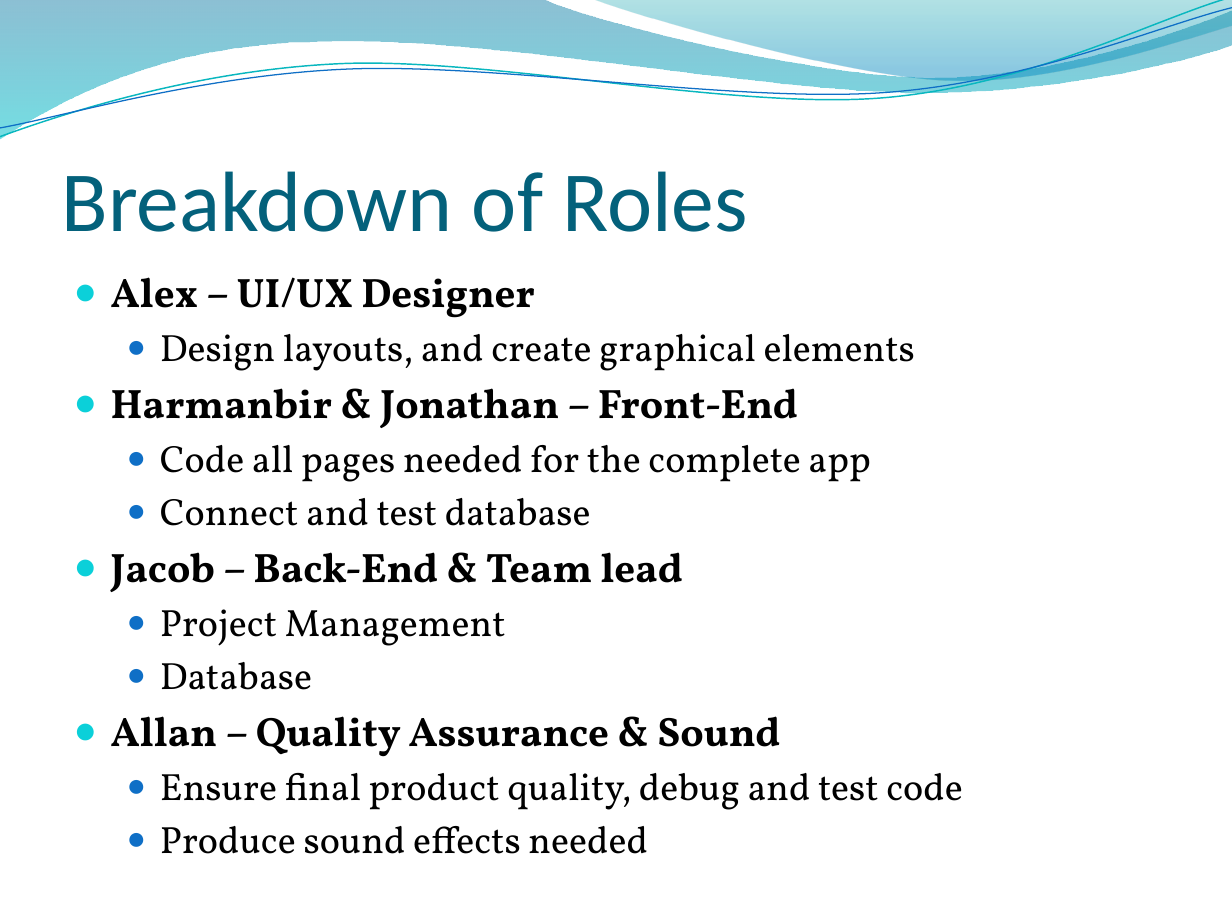
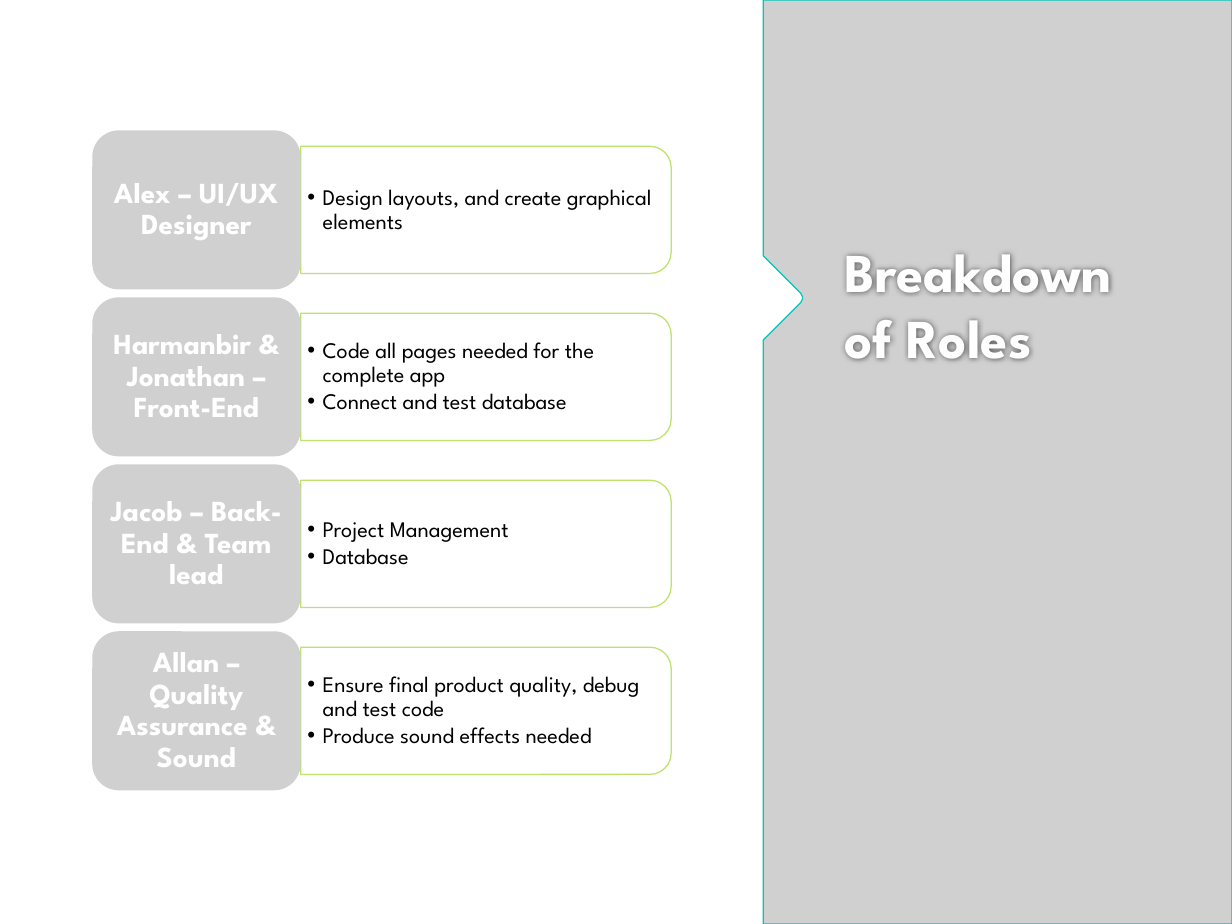
Before and after one commit to HarmanbirD/WaterQwiz, a slide deck: slide 8 of Wasted Water Quiz.pptx. Drawn at 1232x924 pixels with LibreOffice and Linux fonts; fonts in the diff are those of the drawing; grey boxes stand for pictures; background and template pictures are left out. Boxes give left, top, right and bottom in pixels: in the first picture for what was removed or moved away, otherwise in the second. Text is boxed around its words. In the diff, an @@ line names an element or a change of style, - is before the commit and + after.

Commit message:
designed the pp

```diff
--- a/Wasted Water Quiz.pptx
+++ b/Wasted Water Quiz.pptx
@@ freeform shape removed at [0, 0, 1232, 139] @@
@@ freeform shape removed at [0, 0, 1232, 144] @@
@@ freeform shape removed at [0, 8, 1232, 137] @@
@@ freeform shape removed at [590, 0, 1232, 85] @@
@@ picture added at [764, 0, 1232, 924] @@
@@ title "Breakdown of Roles": place and size @@
-title "Breakdown of Roles" at [62, 171, 747, 232]
+title "Breakdown of Roles" at [845, 254, 1111, 361]
@@ title "Breakdown of Roles" at [845, 254, 1111, 361]: size 50 to 32 pt, font Calibri to League Spartan, text colour #04617B to #FEFEFE, bold on; vertical alignment bottom to top @@
@@ text removed at [111, 277, 963, 854] @@
-● Alex – UI/UX Designer
-  ● Design layouts, and create graphical elements
-● Harmanbir & Jonathan – Front-End
-  ● Code all pages needed for the complete app
-  ● Connect and test database
-● Jacob – Back-End & Team lead
-  ● Project Management
-  ● Database
-● Allan – Quality Assurance & Sound
-  ● Ensure final product quality, debug and test code
-  ● Produce sound effects needed
@@ group added at [92, 131, 671, 790]: 8 texts, 4 round same rects, 4 pictures @@
+  • Design layouts, and create graphical elements
+Alex – UI/UX Designer
+  • Code all pages needed for the complete app
+  • Connect and test database
+Harmanbir & Jonathan – Front-End
+  • Project Management
+  • Database
+Jacob – Back-End & Team lead
+  • Ensure final product quality, debug and test code
+  • Produce sound effects needed
+Allan – Quality Assurance & Sound
```
Also in this commit, not shown: 8 other slides changed, 2 other files.
